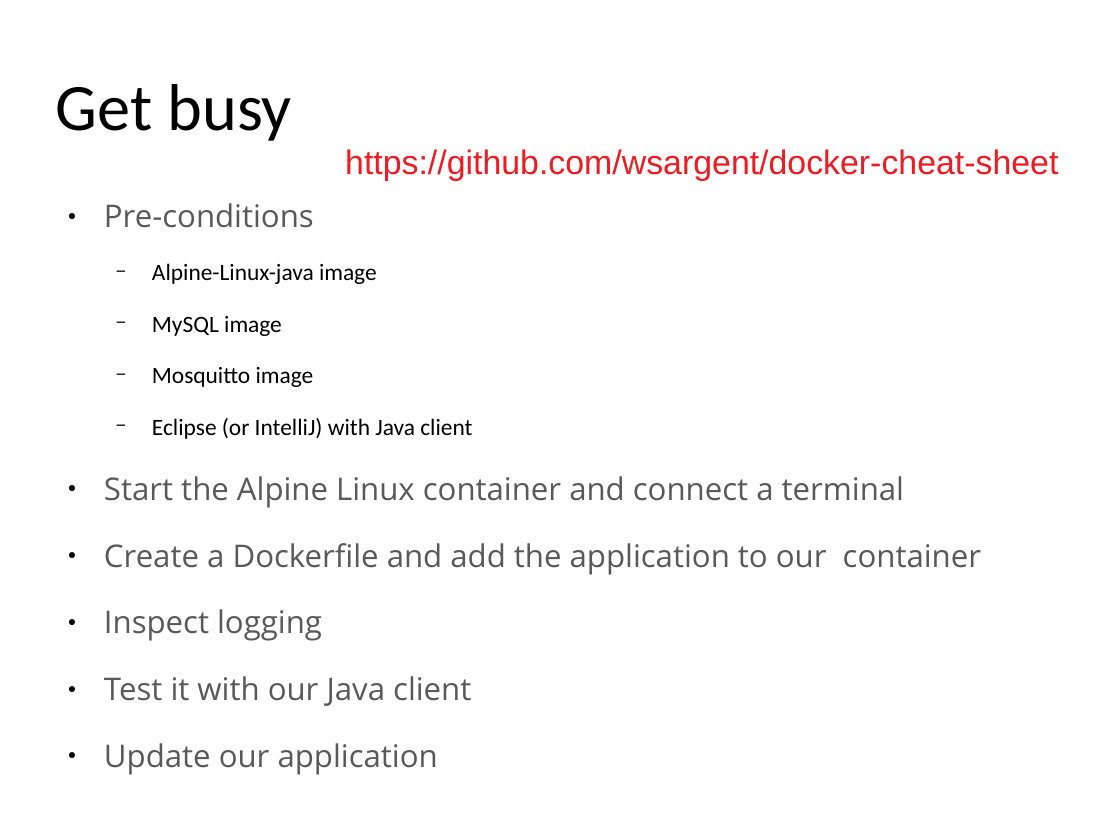
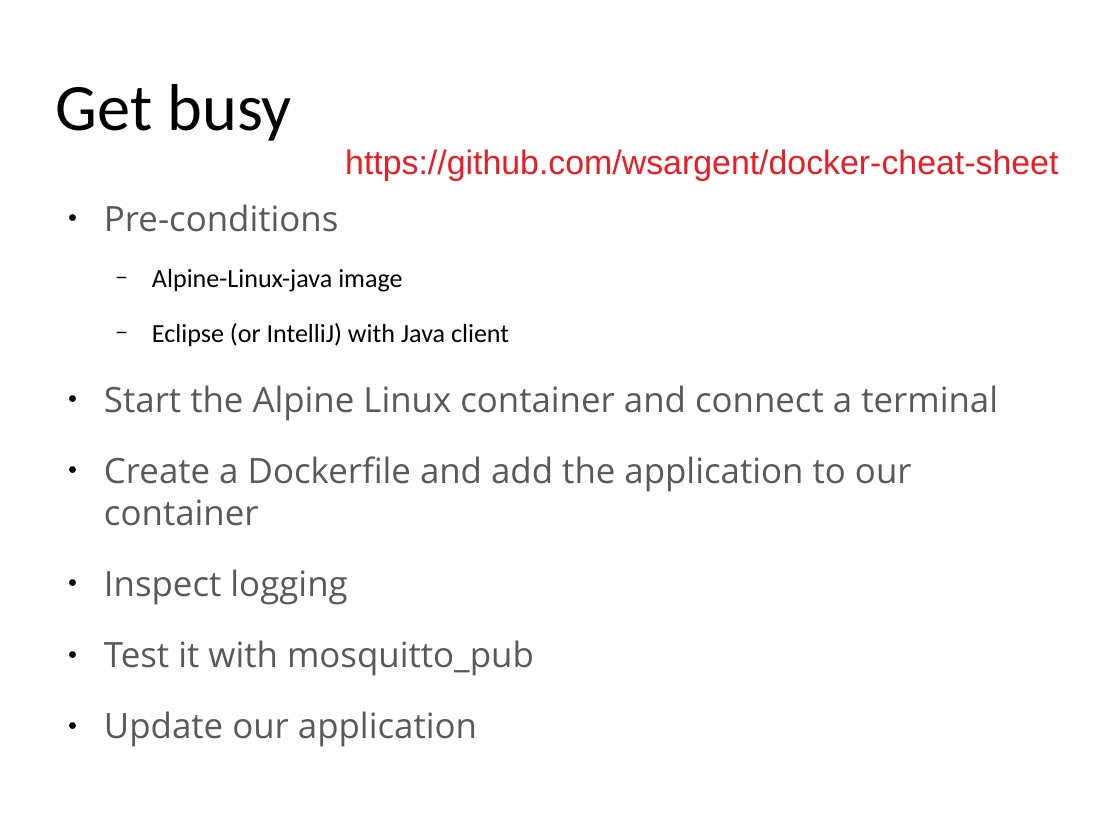
Before and after one commit to yeronimuz/gossip, a slide deck: slide 34 of presentation/docker_for_java_v1.0.odp (slide 18 before the commit). Drawn at 1120x840 pixels with LibreOffice and Linux fonts; fonts in the diff are those of the drawing; background and template pictures are left out. Boxes give left, top, right and bottom in pixels: in the first picture for what was removed or moved away, otherwise in the second. Text is boxed around its words. In the diff, an @@ line names an element or a change of style, - is before the commit and + after.

```diff
--- a/presentation/docker_for_java_v1.0.odp
+++ b/presentation/docker_for_java_v1.0.odp
@@ text at [104,204,998,747]: size 22.1 to 24.7 pt in "Pre-conditions", "Start the Alpine Linux container and connect ...", "Create a Dockerfile and add the application ...", "Inspect logging" and 1 more places; size 16.6 to 18.5 pt in "Alpine-Linux-java image", "Eclipse (or IntelliJ) with Java client" @@
@@ text at [152,316,314,387]: paragraphs removed @@
-  − MySQL image
-  − Mosquitto image
@@ text at [104,640,534,676]: text changed; size 22.1 to 24.7 pt @@
-● Test it with our Java client
+● Test it with mosquitto_pub
```
Also in this commit, not shown: 4 other slides changed, 18 slides added.
